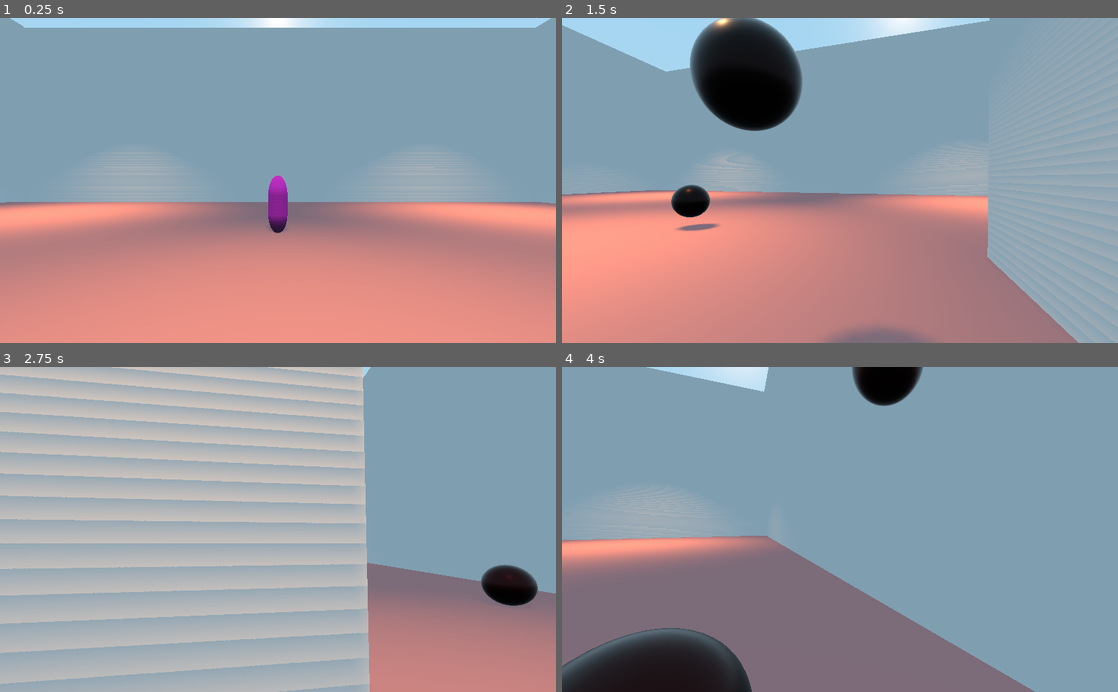
Above: before the commit, frames 1-4 (two rows, left to right).
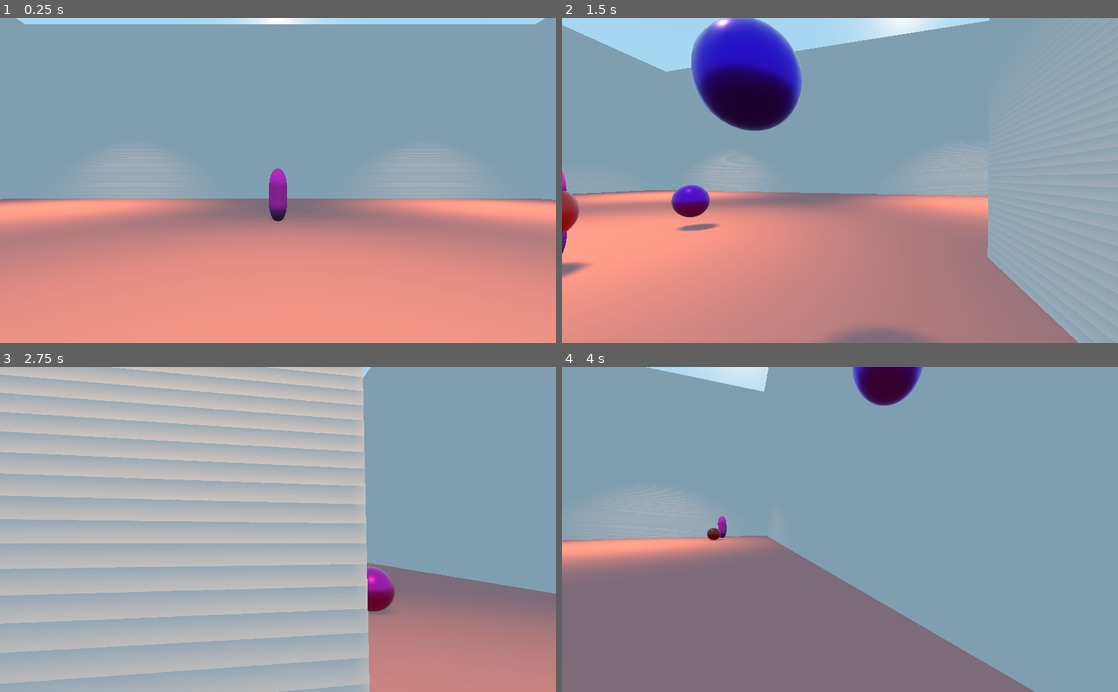
Above: after the commit, the same moments.

Repository: gargamal/bomber-land
Game: Godot game, scene res://MainScene/MainScene.tscn
Same seed, same stepped clock (60 frames per second), same inputs: the game is played once before the commit and once after it.
Inputs (mouse positions are in pixels of both pictures, inside the frame that each line leads up to):
- Up to frame 1 (0.25 s): no input
- Up to frame 2 (1.5 s): move the mouse to (867, 180) at 0.52 s; hold D (move_right) 0.53-1.28 s; click (867, 180) at 0.6 s; move the mouse to (812, 180) at 1.27 s; hold S (move_backward) from 1.28 s (still down); click (812, 180) at 1.35 s
- Up to frame 3 (2.75 s): move the mouse to (289, 523) at 2.02 s; release S (move_backward) at 2.03 s; hold D (move_right) from 2.03 s (still down); hold Z (move_foward) from 2.03 s (still down); click (289, 523) at 2.3 s
- Up to frame 4 (4 s): move the mouse to (834, 536) at 2.77 s; release Z (move_foward) at 2.78 s; click (834, 536) at 2.85 s; move the mouse to (878, 532) at 3.52 s; release D (move_right) at 3.53 s; hold Q (move_left) from 3.53 s (still down); click (878, 532) at 3.6 s

The runs differ from the first frame. In frame 1, 5.7% of the frame differs, in the area x 0-100%, y 0-67%; in frame 2, 6.7%, in the area x 0-77%, y 0-81%; in frame 3, 1.8%; in frame 4, 6.6%.

Commit message:
- IA ne lance plus de bomb une fois dead
- Les bombes ont la couleur du joueur
- L'instance du materiel est instancié à chaque fois, sinon il est partagé.

Diff:
--- a/Bomb/Bomb.gd
+++ b/Bomb/Bomb.gd
@@ -2,10 +2,12 @@
 
 onready var _fragment = preload("res://Bomb/Fragment.tscn")
 
-var velocity := Vector3.ZERO
+var velocity = Vector3.ZERO
+
 export (float) var lapstime = 1.5
 
 const GRAVITY := -9.8 * 5
+const friction = 0.99
 
 enum { UNKOWN, LOADING, EXPLODE }
 var state = UNKOWN
@@ -29,18 +31,35 @@
 		velocity = move_and_slide(velocity, Vector3.UP)
 		touchBomb = false
 
+#	velocity.y += GRAVITY * delta
 
-func start(position : Transform, direction : Transform, pSpeed_vertical : float, pSpeed_horizontal : float, pBombOwner : String):
+#	var temp_velocity = velocity
+#	temp_velocity.y = 0.0
+#	temp_velocity *= friction
+#	velocity.x = temp_velocity.x
+#	velocity.z = temp_velocity.z
+#	velocity = move_and_slide(velocity, Vector3.UP)
+#	touchBomb = false
+
+
+func start(position : Transform, direction : Transform, pSpeed_vertical : float, pSpeed_horizontal : float, pBombOwner : String, color: Color):
+	var material = $Mesh.material_override.duplicate()
+	material.albedo_color = color
+	$Mesh.material_override = material
+
 	createAllInstanceFragement()
+
 	speed_vertical = pSpeed_vertical
 	speed_horizontal = pSpeed_horizontal
 	self.global_transform = position
 	velocity = speed_vertical * -direction.basis.z
 	velocity.y = speed_horizontal
 	state = LOADING
-	$AnimationPlayer.play("color")
 	$Timer.start(lapstime)
 	bombOwner = pBombOwner
+
+	$Anim.play("color_anim")
+	#$Mesh.material_override.albedo_color = color
 
 
 func createAllInstanceFragement():
@@ -57,6 +76,7 @@
 		state = EXPLODE
 
 	elif state == EXPLODE:
+		state = UNKOWN
 		fire()
 
 
@@ -67,9 +87,9 @@
 			if fragments[i] != null:
 				fragments[i].fire()
 		$Particles.emitting = true
-		$MeshInstance.visible = false
-		$AnimationPlayer.play("light")
-		yield($AnimationPlayer, "animation_finished")
+		$Mesh.visible = false
+		$Anim.play("light_anim")
+		yield($Anim, "animation_finished")
 		queue_free()
 
 
--- /dev/null
+++ b/Bomb/Bomb.tres
@@ -0,0 +1,11 @@
+[gd_resource type="SpatialMaterial" format=2]
+
+[resource]
+metallic = 1.0
+metallic_specular = 1.0
+roughness = 0.33
+emission_enabled = true
+emission = Color( 1, 0, 0, 1 )
+emission_energy = 0.25
+emission_operator = 0
+emission_on_uv2 = false
--- a/Bomb/Bomb.tscn
+++ b/Bomb/Bomb.tscn
@@ -1,14 +1,11 @@
 [gd_scene load_steps=11 format=2]
 
 [ext_resource path="res://Bomb/Bomb.gd" type="Script" id=1]
-
-[sub_resource type="SpatialMaterial" id=1]
-albedo_color = Color( 0.0784314, 0.0745098, 0.0745098, 1 )
-metallic = 1.0
-metallic_specular = 1.0
-roughness = 0.33
+[ext_resource path="res://Bomb/Bomb.tres" type="Material" id=2]
 
 [sub_resource type="SphereMesh" id=2]
+radial_segments = 16
+rings = 16
 
 [sub_resource type="SphereShape" id=3]
 
@@ -30,51 +27,31 @@
 [sub_resource type="CubeMesh" id=6]
 size = Vector3( 0.1, 0.1, 0.1 )
 
-[sub_resource type="Animation" id=7]
-length = 3.0
+[sub_resource type="BoxShape" id=9]
+
+[sub_resource type="Animation" id=10]
+resource_name = "color_anim"
+length = 4.0
 tracks/0/type = "value"
-tracks/0/path = NodePath("MeshInstance:material_override:albedo_color")
+tracks/0/path = NodePath("Mesh:material_override:emission_energy")
 tracks/0/interp = 1
 tracks/0/loop_wrap = true
 tracks/0/imported = false
 tracks/0/enabled = true
 tracks/0/keys = {
-"times": PoolRealArray( 0, 1, 2, 3 ),
-"transitions": PoolRealArray( 1, 1, 1, 1 ),
+"times": PoolRealArray( 0, 4 ),
+"transitions": PoolRealArray( 1, 3.24901 ),
 "update": 0,
-"values": [ Color( 0.0784314, 0.0784314, 0.0784314, 1 ), Color( 0.392157, 0.0588235, 0.0588235, 1 ), Color( 0.666667, 0.0392157, 0.0392157, 1 ), Color( 1, 0, 0, 1 ) ]
-}
-tracks/1/type = "value"
-tracks/1/path = NodePath("MeshInstance:material_override:emission_enabled")
-tracks/1/interp = 1
-tracks/1/loop_wrap = true
-tracks/1/imported = false
-tracks/1/enabled = true
-tracks/1/keys = {
-"times": PoolRealArray( 0, 1 ),
-"transitions": PoolRealArray( 1, 1 ),
-"update": 1,
-"values": [ false, true ]
-}
-tracks/2/type = "value"
-tracks/2/path = NodePath("MeshInstance:material_override:emission_energy")
-tracks/2/interp = 1
-tracks/2/loop_wrap = true
-tracks/2/imported = false
-tracks/2/enabled = true
-tracks/2/keys = {
-"times": PoolRealArray( 0, 1, 2, 3 ),
-"transitions": PoolRealArray( 1, 1, 1, 6.96439 ),
-"update": 0,
-"values": [ 0.0, 0.02, 0.05, 16.0 ]
+"values": [ 0.0, 0.35 ]
 }
 
 [sub_resource type="Animation" id=8]
+resource_name = "light_anim"
 length = 0.3
 tracks/0/type = "value"
 tracks/0/path = NodePath("OmniLight:omni_range")
 tracks/0/interp = 1
-tracks/0/loop_wrap = true
+tracks/0/loop_wrap = false
 tracks/0/imported = false
 tracks/0/enabled = true
 tracks/0/keys = {
@@ -86,7 +63,7 @@
 tracks/1/type = "value"
 tracks/1/path = NodePath("OmniLight:visible")
 tracks/1/interp = 1
-tracks/1/loop_wrap = true
+tracks/1/loop_wrap = false
 tracks/1/imported = false
 tracks/1/enabled = true
 tracks/1/keys = {
@@ -96,23 +73,19 @@
 "values": [ true, false ]
 }
 
-[sub_resource type="BoxShape" id=9]
-
 [node name="Bomb" type="KinematicBody"]
 collision_layer = 4
 collision_mask = 63
 script = ExtResource( 1 )
 
-[node name="MeshInstance" type="MeshInstance" parent="."]
+[node name="Mesh" type="MeshInstance" parent="."]
 layers = 4
-material_override = SubResource( 1 )
+material_override = ExtResource( 2 )
 mesh = SubResource( 2 )
 material/0 = null
 
 [node name="CollisionShape" type="CollisionShape" parent="."]
 shape = SubResource( 3 )
-
-[node name="Timer" type="Timer" parent="."]
 
 [node name="Particles" type="Particles" parent="."]
 material_override = SubResource( 4 )
@@ -129,10 +102,7 @@
 light_energy = 16.0
 light_indirect_energy = 16.0
 shadow_enabled = true
-
-[node name="AnimationPlayer" type="AnimationPlayer" parent="."]
-anims/color = SubResource( 7 )
-anims/light = SubResource( 8 )
+omni_range = 0.0
 
 [node name="Area" type="Area" parent="."]
 collision_layer = 4
@@ -140,5 +110,11 @@
 
 [node name="CollisionShape" type="CollisionShape" parent="Area"]
 shape = SubResource( 9 )
+
+[node name="Anim" type="AnimationPlayer" parent="."]
+anims/color_anim = SubResource( 10 )
+anims/light_anim = SubResource( 8 )
+
+[node name="Timer" type="Timer" parent="."]
+[connection signal="body_entered" from="Area" to="." method="_on_Area_body_entered"]
 [connection signal="timeout" from="Timer" to="." method="_on_Timer_timeout"]
-[connection signal="body_entered" from="Area" to="." method="_on_Area_body_entered"]
--- a/Character/Character.gd
+++ b/Character/Character.gd
@@ -12,6 +12,7 @@
 export(float) var speed_shoot := 10.0
 export(float) var speed_fly := 20.0
 export(float) var lapstime := 0.5
+export(Color) var color := Color(0.1, 0.1, 0.1, 1.0)
 
 var launch_bomb = true
 
@@ -24,7 +25,7 @@
 func launch(position : Transform, direction : Transform):
 	bomb = _bomb.instance()
 	get_parent().add_child(bomb)
-	bomb.start(position, direction, speed_lauch, speed_fly, playerName)
+	bomb.start(position, direction, speed_lauch, speed_fly, playerName, color)
 	$Timer.start(lapstime)
 	launch_bomb = false
 
@@ -58,9 +59,8 @@
 		Game.addKill(playerName, whoseIsBomb)
 		isDead = true
 		visible = false
-		translate(Vector3(0, 15.0, 0))
+		translate(Vector3(0, 20.0, 0))
 		rotate(Vector3(1, 0, 0), -PI / 2.0)
-		set_physics_process(false)
 		$TimeRespawn.start(2.0)
 
 
@@ -70,4 +70,3 @@
 	isDead = false
 	visible = true
 	$TimeRespawn.stop()
-	set_physics_process(true)
--- a/Character/IA/IA.gd
+++ b/Character/IA/IA.gd
@@ -13,10 +13,11 @@
 
 
 func _physics_process(delta):
-	walk(direction, delta)
+	if not isDead:
+		walk(direction, delta)
 
-	if not changingOnRun and is_on_wall():
-		changeDirectionAfterWallContact()
+		if not changingOnRun and is_on_wall():
+			changeDirectionAfterWallContact()
 
 
 func changeDirectionAfterWallContact():
@@ -37,4 +38,5 @@
 
 
 func _on_LaunchCadency_timeout():
-	launch(global_transform, global_transform)
+	if not isDead:
+		launch(global_transform, global_transform)
--- a/Character/Player/Player.gd
+++ b/Character/Player/Player.gd
@@ -6,16 +6,17 @@
 export(float) var cameraAngle := 0.0
 export(float) var mouseSensitivity := 0.3
 
+
 func _ready():
 	add_to_group("player")
-	Input.set_mouse_mode(Input.MOUSE_MODE_CAPTURED)
 
 
 func _physics_process(delta):
-	ifExit()
-	aim()
-	walkChooseDirection(delta)
-	launchTest()
+	if not isDead:
+		aim()
+		walkChooseDirection(delta)
+		launchTest()
+
 
 func _input(event):
 	if event is InputEventMouseMotion:
@@ -25,12 +26,6 @@
 func launchTest():
 	if Input.is_action_just_pressed("launch_bomb") and launch_bomb:
 		launch($Head/Camera/Launch.global_transform, $Head/Camera.get_camera_transform())
-
-
-func ifExit():
-	if (Input.is_action_pressed("ui_cancel")):
-		Input.set_mouse_mode(Input.MOUSE_MODE_VISIBLE)
-		get_tree().quit()
 
 
 func walkChooseDirection(delta):
--- a/ControlPoint/ControlPoint.tscn
+++ b/ControlPoint/ControlPoint.tscn
@@ -10,7 +10,7 @@
 [sub_resource type="CubeMesh" id=3]
 
 [node name="ControlPoint" type="Area"]
-transform = Transform( 2, 0, 0, 0, 2, 0, 0, 0, 2, 0, 3, 0 )
+transform = Transform( 1, 0, 0, 0, 1, 0, 0, 0, 1, 0, 3, 0 )
 visible = false
 collision_layer = 64
 collision_mask = 32
@@ -20,6 +20,7 @@
 }
 
 [node name="CollisionShape" type="CollisionShape" parent="."]
+transform = Transform( 2, 0, 0, 0, 2, 0, 0, 0, 2, 0, 0, 0 )
 shape = SubResource( 1 )
 __meta__ = {
 "_editor_description_": "sssss"
--- a/MainScene/MainScene.gd
+++ b/MainScene/MainScene.gd
@@ -3,3 +3,20 @@
 
 func _ready():
 	Game.registration([$Player.playerName, $IA_poopman.playerName, $IA_shoopy.playerName, $IA_Jose.playerName])
+	Input.set_mouse_mode(Input.MOUSE_MODE_CAPTURED)
+
+
+func _on_EndGame_timeout():
+	Game.drawScore()
+	Input.set_mouse_mode(Input.MOUSE_MODE_VISIBLE)
+	get_tree().paused = true
+
+
+func _process(_delta):
+	ifExit()
+
+
+func ifExit():
+	if (Input.is_action_pressed("ui_cancel")):
+		Input.set_mouse_mode(Input.MOUSE_MODE_VISIBLE)
+		get_tree().quit()
--- a/MainScene/MainScene.tscn
+++ b/MainScene/MainScene.tscn
@@ -12,21 +12,33 @@
 transform = Transform( 1, 0, 0, 0, 1, 0, 0, 0, 1, 0.302673, -0.911617, 0.09589 )
 
 [node name="IA_poopman" parent="." instance=ExtResource( 4 )]
-transform = Transform( 1, 0, 0, 0, 1, 0, 0, 0, 1, -0.0107021, 1, -19 )
+transform = Transform( 1, 0, 0, 0, 1, 0, 0, 0, 1, 0, 2, -20 )
 playerName = "Poop-Man"
+walkSpeed = 25.0
 lapstime = 1.5
+color = Color( 0.313726, 0.211765, 0.211765, 1 )
 
 [node name="IA_shoopy" parent="." instance=ExtResource( 4 )]
-transform = Transform( 1, 0, 0, 0, 1, 0, 0, 0, 1, 38.4197, 1, -19 )
+transform = Transform( 1, 0, 0, 0, 1, 0, 0, 0, 1, 40, 2, -19 )
 playerName = "Shoopy"
 lapstime = 1.5
+color = Color( 0.784314, 0.14902, 0.776471, 1 )
 
 [node name="IA_Jose" parent="." instance=ExtResource( 4 )]
-transform = Transform( 1, 0, 0, 0, 1, 0, 0, 0, 1, -0.0107021, 1, 30.0337 )
+transform = Transform( 1, 0, 0, 0, 1, 0, 0, 0, 1, 0, 2, 30 )
 playerName = "José"
+walkSpeed = 20.0
 lapstime = 1.5
+color = Color( 0.113725, 0.952941, 0.384314, 1 )
 
 [node name="Player" parent="." instance=ExtResource( 1 )]
-transform = Transform( 1, 0, 0, 0, 1, 0, 0, 0, 1, 0, 3.26663, 0 )
+transform = Transform( 1, 0, 0, 0, 1, 0, 0, 0, 1, 0, 2, 0 )
 playerName = "Rogger"
 speed_shoot = 30.0
+color = Color( 0.164706, 0.0588235, 0.913725, 1 )
+
+[node name="EndGame" type="Timer" parent="."]
+wait_time = 60.0
+one_shot = true
+autostart = true
+[connection signal="timeout" from="EndGame" to="." method="_on_EndGame_timeout"]
--- a/room/Room.tscn
+++ b/room/Room.tscn
@@ -163,55 +163,55 @@
 [node name="ControlPoint" type="Spatial" parent="."]
 
 [node name="P1" parent="ControlPoint" instance=ExtResource( 3 )]
-transform = Transform( 2, 0, 0, 0, 2, 0, 0, 0, 2, 0, 3, -37 )
+transform = Transform( 1, 0, 0, 0, 1, 0, 0, 0, 1, 0, 3, -38 )
 north = Vector3( 0, 0, 0 )
 south = Vector3( 0, 0, 1 )
 west = Vector3( 1, 0, 1 )
 east = Vector3( -1, 0, 1 )
 
 [node name="P2" parent="ControlPoint" instance=ExtResource( 3 )]
-transform = Transform( 2, 0, 0, 0, 2, 0, 0, 0, 2, 42, 3, -37 )
+transform = Transform( 1, 0, 0, 0, 1, 0, 0, 0, 1, 42, 3, -38 )
 north = Vector3( 0, 0, 0 )
 south = Vector3( 0, 0, 0 )
 west = Vector3( 0, 0, 0 )
 east = Vector3( -1, 0, 1 )
 
 [node name="P3" parent="ControlPoint" instance=ExtResource( 3 )]
-transform = Transform( 2, 0, 0, 0, 2, 0, 0, 0, 2, 42, 3, 38 )
+transform = Transform( 1, 0, 0, 0, 1, 0, 0, 0, 1, 42, 3, 38 )
 north = Vector3( 0, 0, 0 )
 south = Vector3( 0, 0, -1 )
 west = Vector3( -1, 0, -1 )
 east = Vector3( -1, 0, 0 )
 
 [node name="P4" parent="ControlPoint" instance=ExtResource( 3 )]
-transform = Transform( 2, 0, 0, 0, 2, 0, 0, 0, 2, -41, 3, -37 )
+transform = Transform( 1, 0, 0, 0, 1, 0, 0, 0, 1, -41, 3, -37 )
 north = Vector3( 0, 0, 0 )
 south = Vector3( 0, 0, 0 )
 west = Vector3( 0, 0, 1 )
 east = Vector3( 1, 0, 1 )
 
 [node name="P5" parent="ControlPoint" instance=ExtResource( 3 )]
-transform = Transform( 2, 0, 0, 0, 2, 0, 0, 0, 2, -41, 3, 38 )
+transform = Transform( 1, 0, 0, 0, 1, 0, 0, 0, 1, -41, 3, 38 )
 north = Vector3( 0, 0, 0 )
 south = Vector3( 0, 0, -1 )
 west = Vector3( 1, 0, 0 )
 east = Vector3( 1, 0, -1 )
 
 [node name="P6" parent="ControlPoint" instance=ExtResource( 3 )]
-transform = Transform( 2, 0, 0, 0, 2, 0, 0, 0, 2, -41, 3, 11 )
+transform = Transform( 1, 0, 0, 0, 1, 0, 0, 0, 1, -41, 3, 11 )
 north = Vector3( 0, 0, 1 )
 south = Vector3( 0, 0, -1 )
 west = Vector3( 1, 0, 1 )
 
 [node name="P7" parent="ControlPoint" instance=ExtResource( 3 )]
-transform = Transform( 2, 0, 0, 0, 2, 0, 0, 0, 2, 41, 3, -12 )
+transform = Transform( 1, 0, 0, 0, 1, 0, 0, 0, 1, 41, 3, -12 )
 north = Vector3( 0, 0, 1 )
 south = Vector3( 0, 0, -1 )
 west = Vector3( -1, 0, 1 )
 east = Vector3( -1, 0, 0 )
 
 [node name="P8" parent="ControlPoint" instance=ExtResource( 3 )]
-transform = Transform( 2, 0, 0, 0, 2, 0, 0, 0, 2, 0, 3, 38 )
+transform = Transform( 1, 0, 0, 0, 1, 0, 0, 0, 1, 0, 3, 38 )
 north = Vector3( 0, 0, 0 )
 south = Vector3( -1, 0, -1 )
 west = Vector3( 1, 0, -1 )
